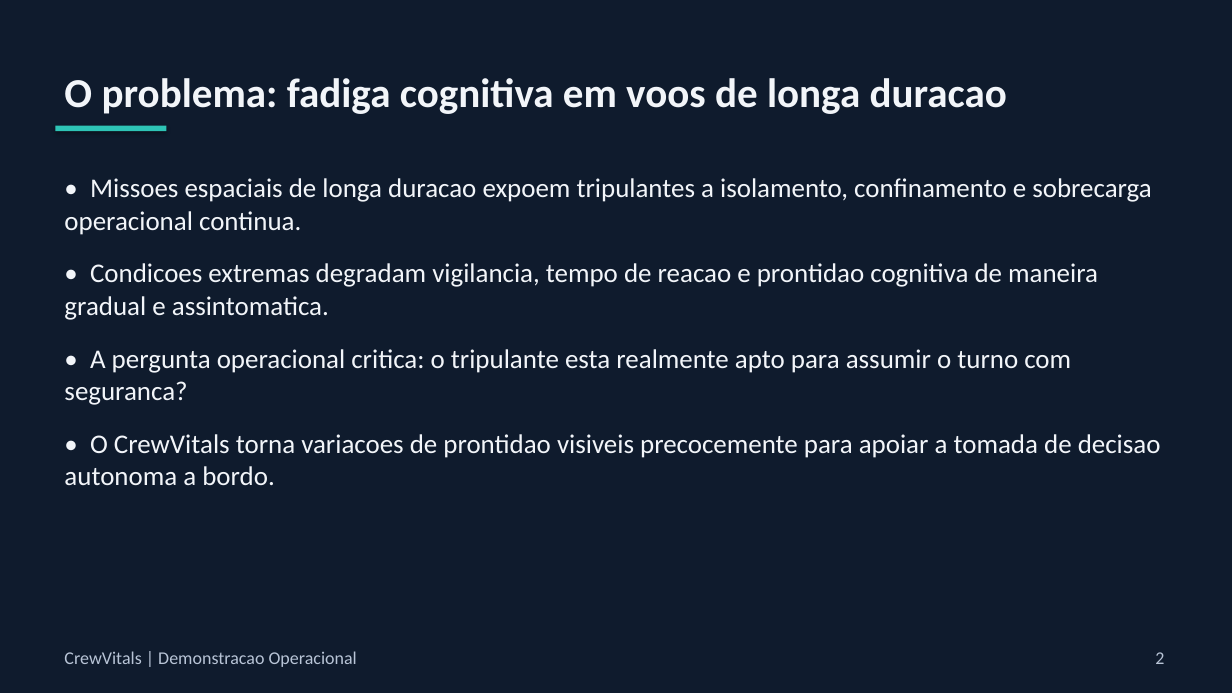
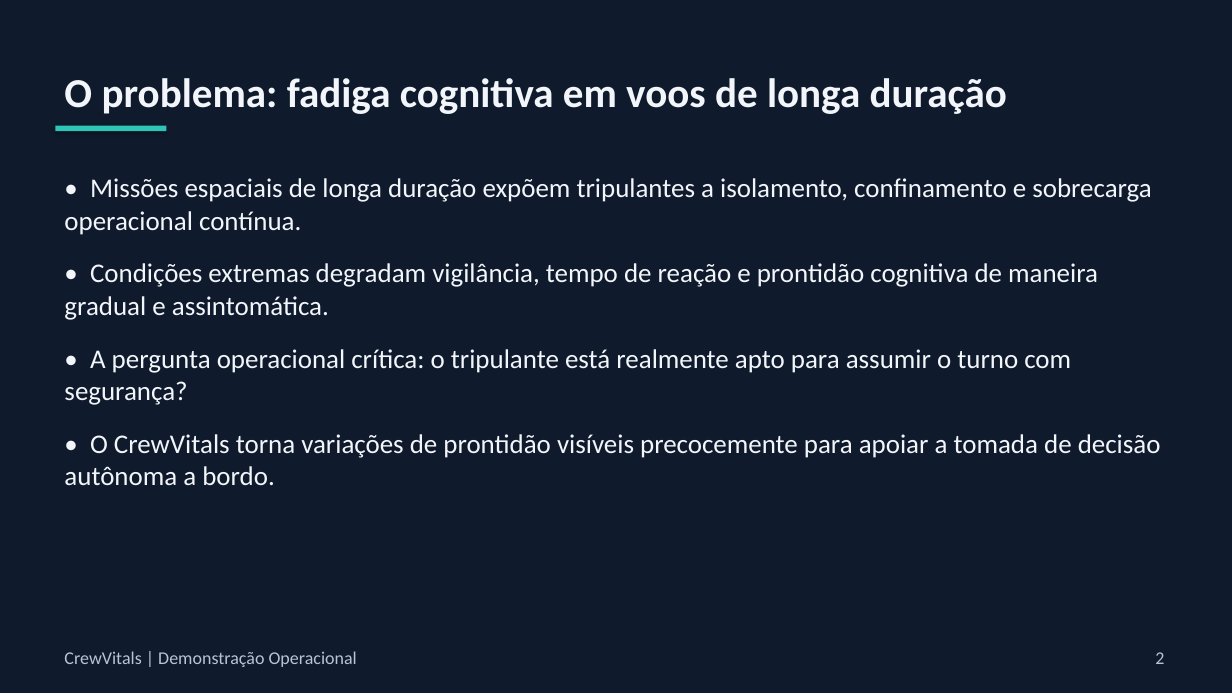
Before and after one commit to rodrigowindows/neuro-suite, a slide deck: slide 2 of docs/apresentacao/CrewVitals-Demo.pptx. Drawn at 1232x693 pixels with LibreOffice and Linux fonts; fonts in the diff are those of the drawing. Boxes give left, top, right and bottom in pixels: in the first picture for what was removed or moved away, otherwise in the second. Text is boxed around its words. In the diff, an @@ line names an element or a change of style, - is before the commit and + after.

```diff
--- a/docs/apresentacao/CrewVitals-Demo.pptx
+++ b/docs/apresentacao/CrewVitals-Demo.pptx
@@ text at [64, 78, 1007, 114]: text changed @@
-O problema: fadiga cognitiva em voos de longa duracao
+O problema: fadiga cognitiva em voos de longa duração
@@ text at [64, 178, 1161, 485]: text changed @@
-• Missoes espaciais de longa duracao expoem tripulantes a isolamento, confinamento e sobrecarga operacional continua.
-• Condicoes extremas degradam vigilancia, tempo de reacao e prontidao cognitiva de maneira gradual e assintomatica.
-• A pergunta operacional critica: o tripulante esta realmente apto para assumir o turno com seguranca?
-• O CrewVitals torna variacoes de prontidao visiveis precocemente para apoiar a tomada de decisao autonoma a bordo.
+• Missões espaciais de longa duração expõem tripulantes a isolamento, confinamento e sobrecarga operacional contínua.
+• Condições extremas degradam vigilância, tempo de reação e prontidão cognitiva de maneira gradual e assintomática.
+• A pergunta operacional crítica: o tripulante está realmente apto para assumir o turno com segurança?
+• O CrewVitals torna variações de prontidão visíveis precocemente para apoiar a tomada de decisão autônoma a bordo.
@@ text at [64, 651, 357, 667]: text changed @@
-CrewVitals | Demonstracao Operacional
+CrewVitals | Demonstração Operacional
```
Also in this commit, not shown: 6 other slides changed, 3 other files.
